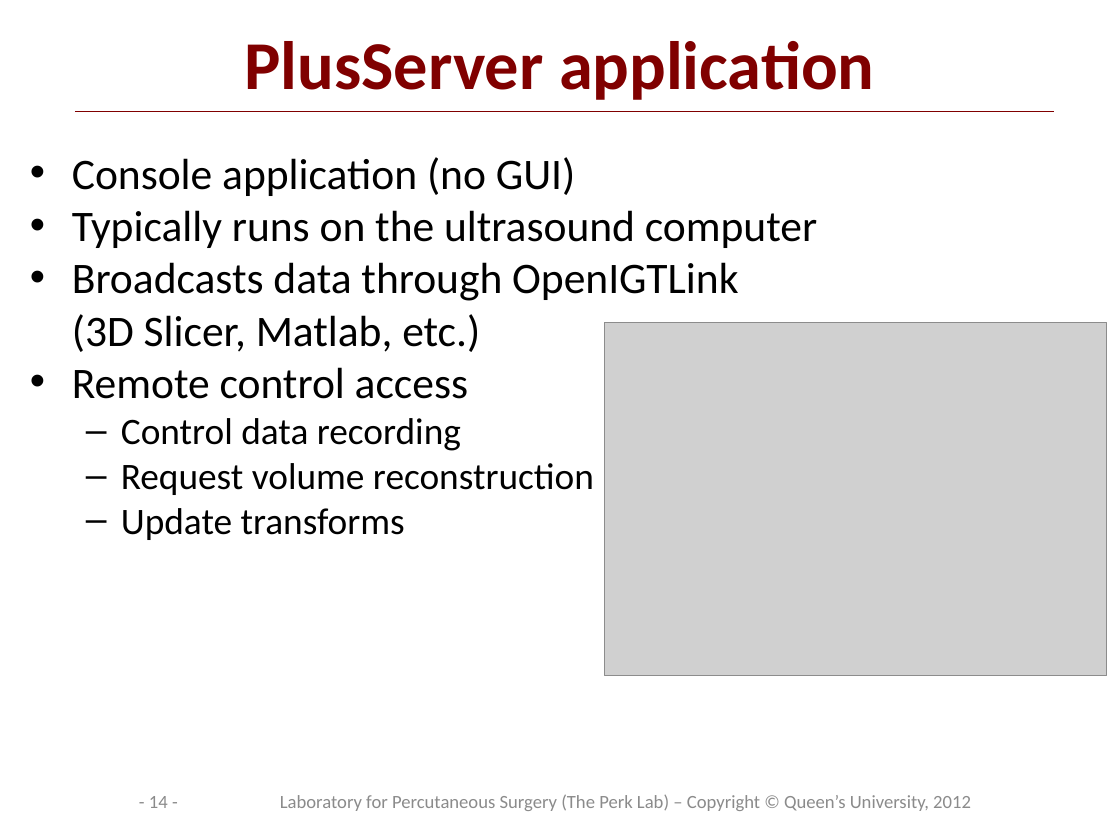
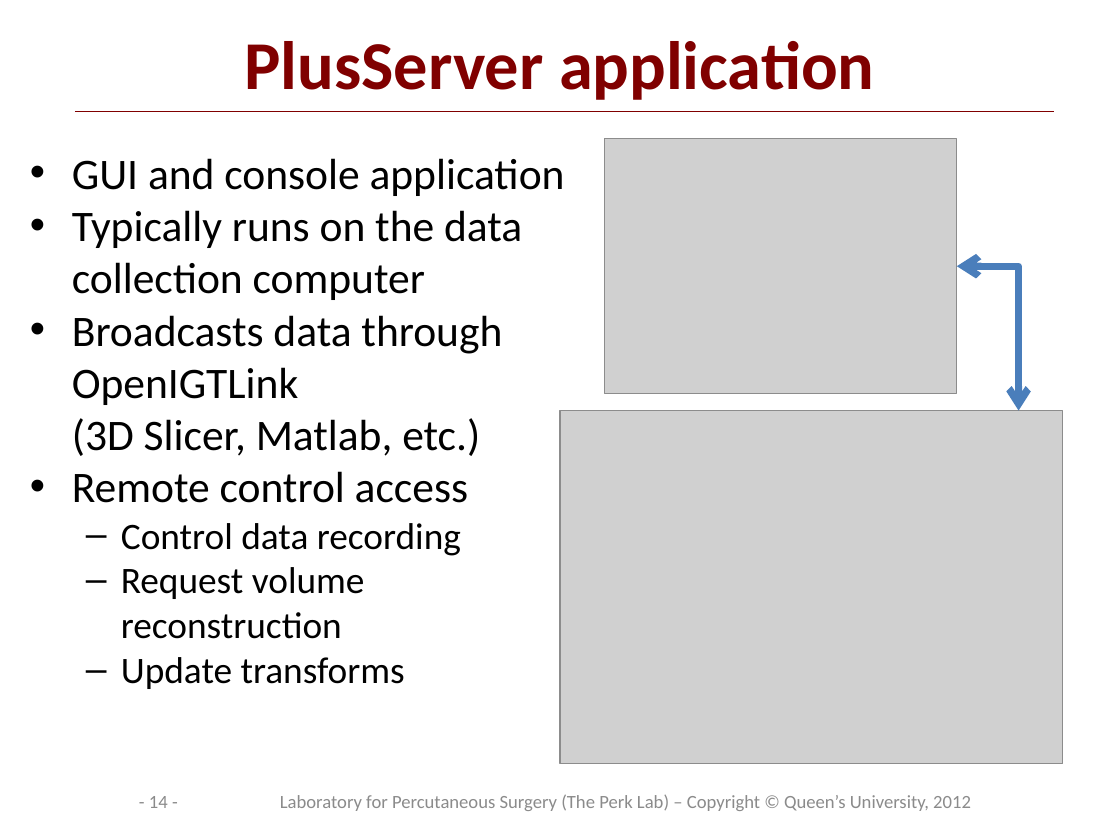
Before and after one commit to thewtex/Plus, a slide deck: slide 14 of doc/overview/PlusOverview.pptx. Drawn at 1120x840 pixels with LibreOffice and Linux fonts; fonts in the diff are those of the drawing; grey boxes stand for pictures; background and template pictures are left out. Boxes give left, top, right and bottom in pixels: in the first picture for what was removed or moved away, otherwise in the second. Text is boxed around its words. In the diff, an @@ line names an element or a change of style, - is before the commit and + after.

Commit message:
re #712: Updated Plus overview slides

```diff
--- a/doc/overview/PlusOverview.pptx
+++ b/doc/overview/PlusOverview.pptx
@@ picture added at <box>604,139,956,393</box> @@
@@ text at <box>72,158,565,300</box>: text changed @@
-• Console application (no GUI)
-• Typically runs on the ultrasound computer
+• GUI and console application
+• Typically runs on the data
+  collection computer
@@ elbow double arrow added from (956, 267) to (1018, 411), #4B7EBC 4.5 pt @@
@@ picture: place and size @@
-picture at <box>604,323,1107,676</box>
+picture at <box>560,411,1063,765</box>
```
Also in this commit, not shown: 5 other slides changed.
